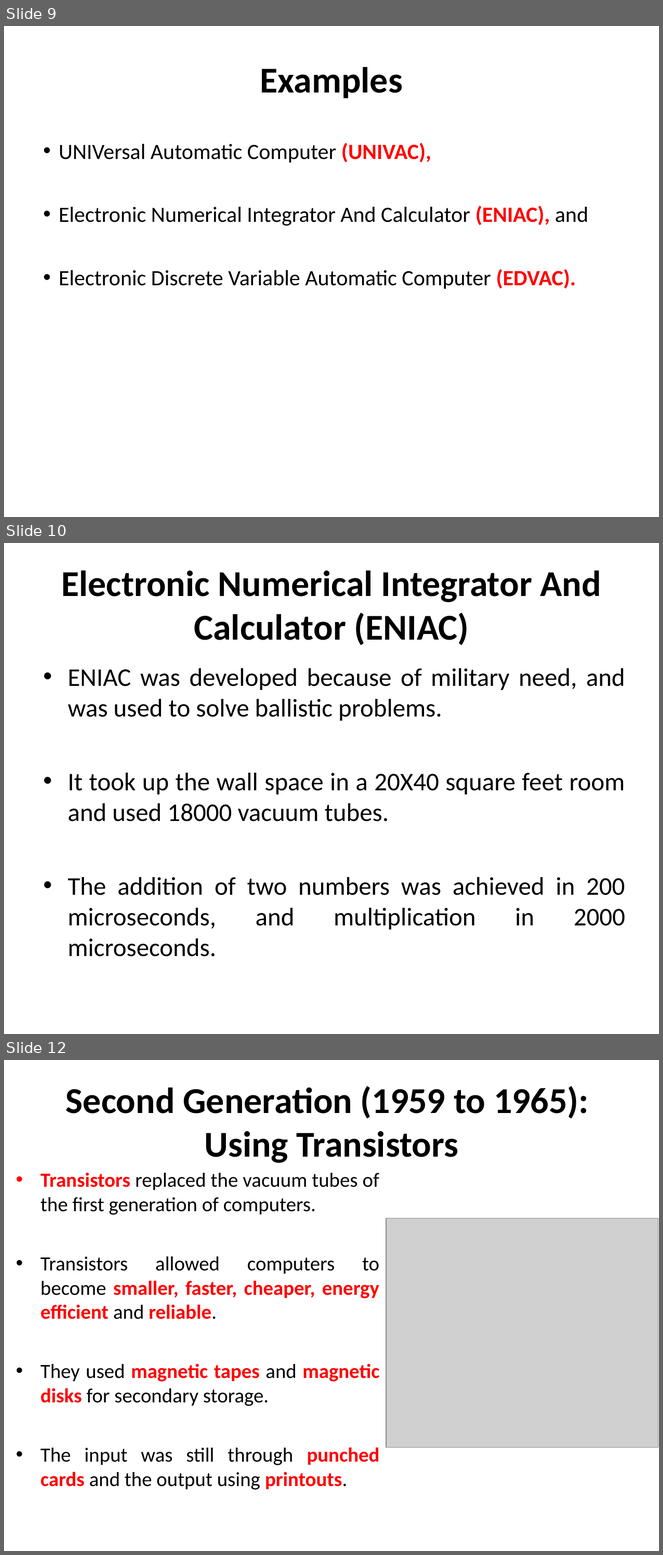
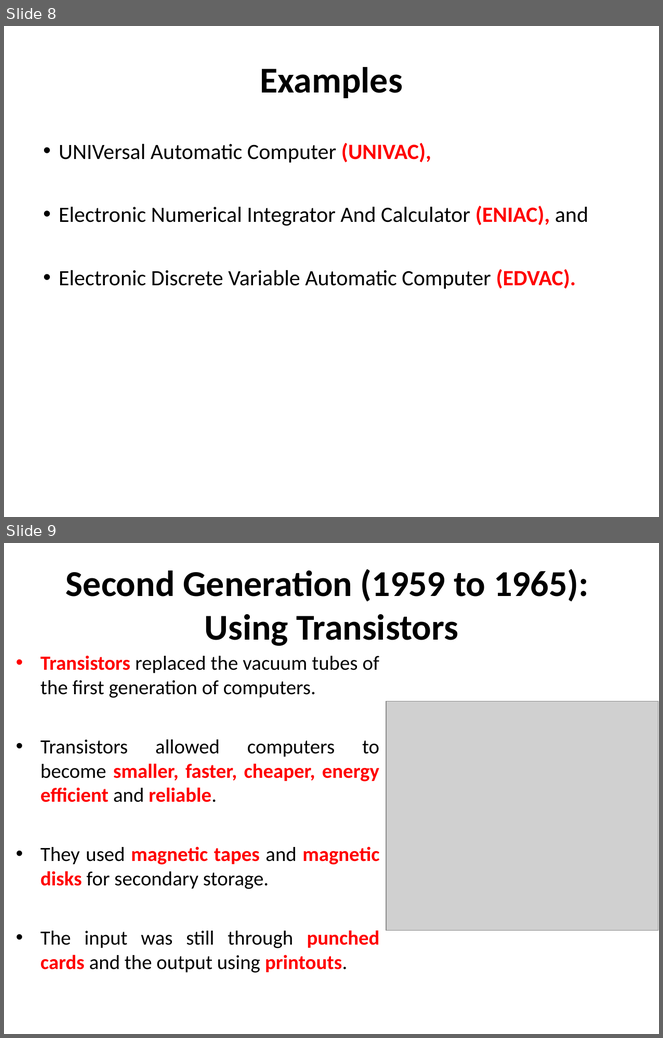
Before and after one commit to Jayatigoswami/PSUC_material, a slide deck: Lec-3 Computer Fundamentals-2.ppt. Shown one above the other, each under a label of ours: slides 9, 10 and 12 before the commit, slides 8 and 9 after it; the slides between them are not shown. The pictures are 663x1555 and 663x1038 pixels, drawn with LibreOffice and Linux fonts; fonts in the diff are those of the drawing; grey boxes stand for pictures. Boxes give left, top, right and bottom in pixels: in the first picture for what was removed or moved away, otherwise in the second. Text is boxed around its words. In the diff, an @@ line names an element or a change of style, - is before the commit and + after.

```diff
--- a/Lec-3 Computer Fundamentals-2.ppt
+++ b/Lec-3 Computer Fundamentals-2.ppt
@@ slide 10 removed at [4, 543, 659, 1034], background #FFFFFF @@
@@ title removed at [61, 571, 601, 645] @@
-Electronic Numerical Integrator And Calculator (ENIAC)
@@ text removed at [68, 668, 625, 957] @@
-• ENIAC was developed because of military need, and was used to solve ballistic problems.
-• It took up the wall space in a 20X40 square feet room and used 18000 vacuum tubes.
-• The addition of two numbers was achieved in 200 microseconds, and multiplication in 2000 microseconds.
@@ what was slide 9 is now slide 8 @@
@@ what was slide 12 is now slide 9 @@
```
Also in this commit, not shown: 1 slide changed, 2 other slides removed, 9 other files.
